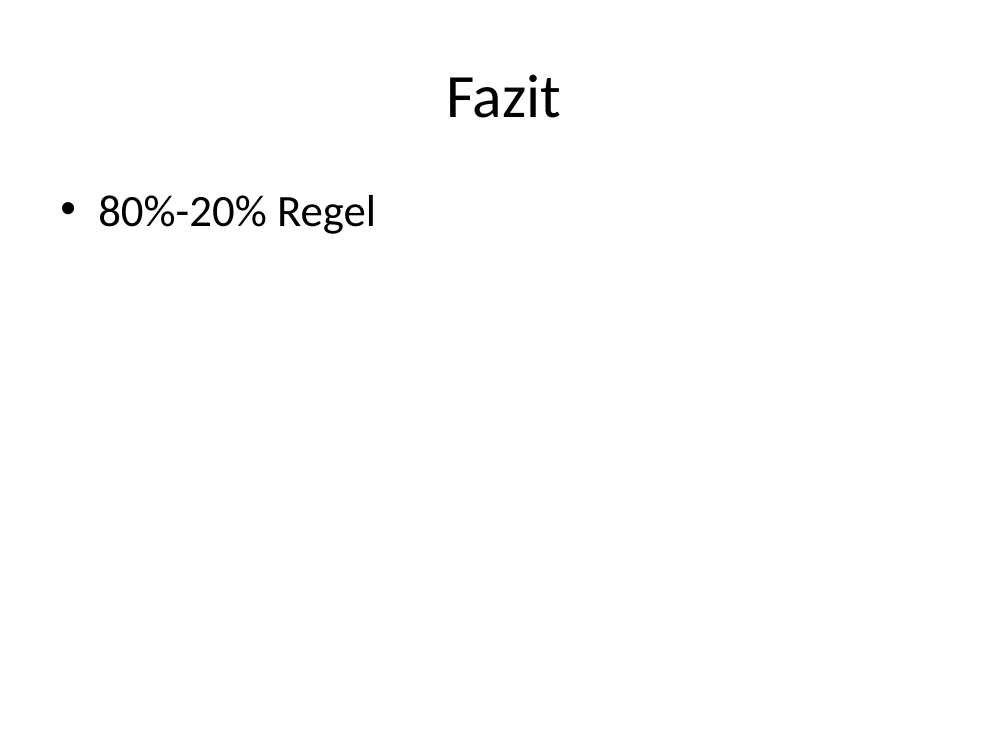
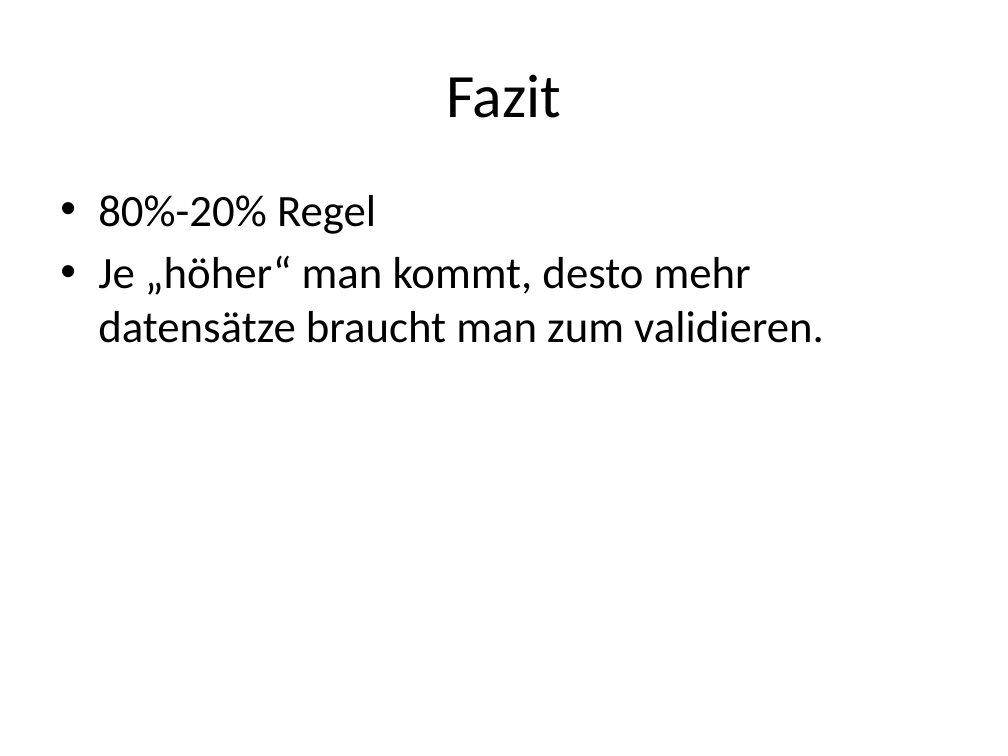
Before and after one commit to Helldevastator/IGS, a slide deck: slide 10 of cbir/doc/cbir.pptx. Drawn at 1008x756 pixels with LibreOffice and Linux fonts; fonts in the diff are those of the drawing. Boxes give left, top, right and bottom in pixels: in the first picture for what was removed or moved away, otherwise in the second. Text is boxed around its words. In the diff, an @@ line names an element or a change of style, - is before the commit and + after.

```diff
--- a/cbir/doc/cbir.pptx
+++ b/cbir/doc/cbir.pptx
@@ text at box(98, 256, 824, 343): paragraph added @@
+• Je „höher“ man kommt, desto mehr datensätze braucht man zum validieren.
```
Also in this commit, not shown: 3 other files.
